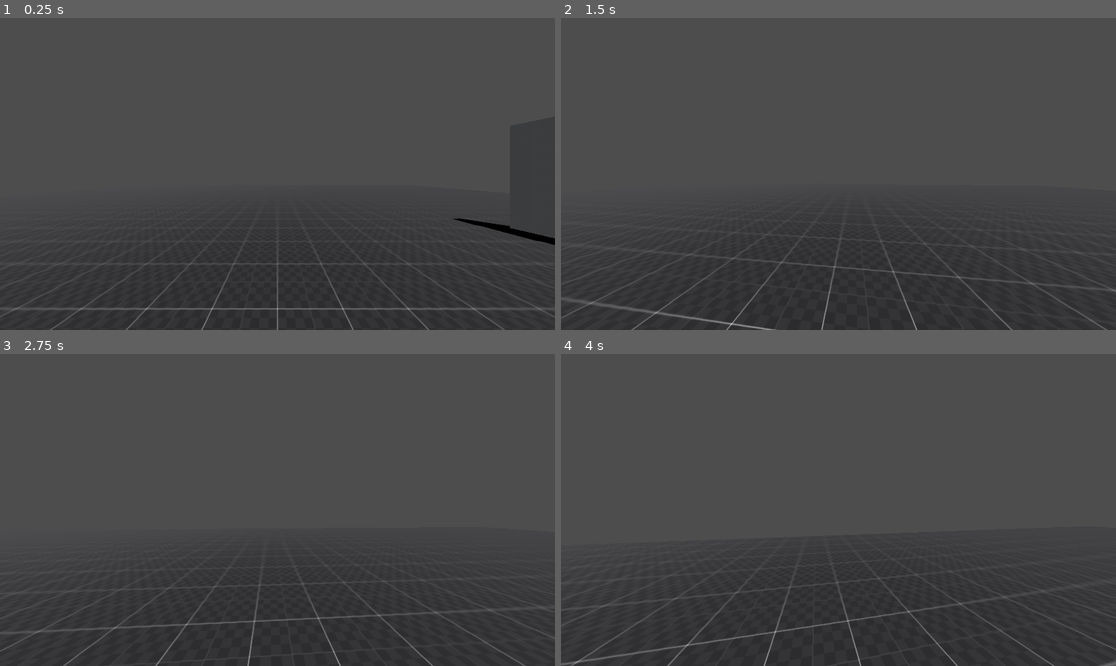
Above: before the commit, frames 1-4 (two rows, left to right).
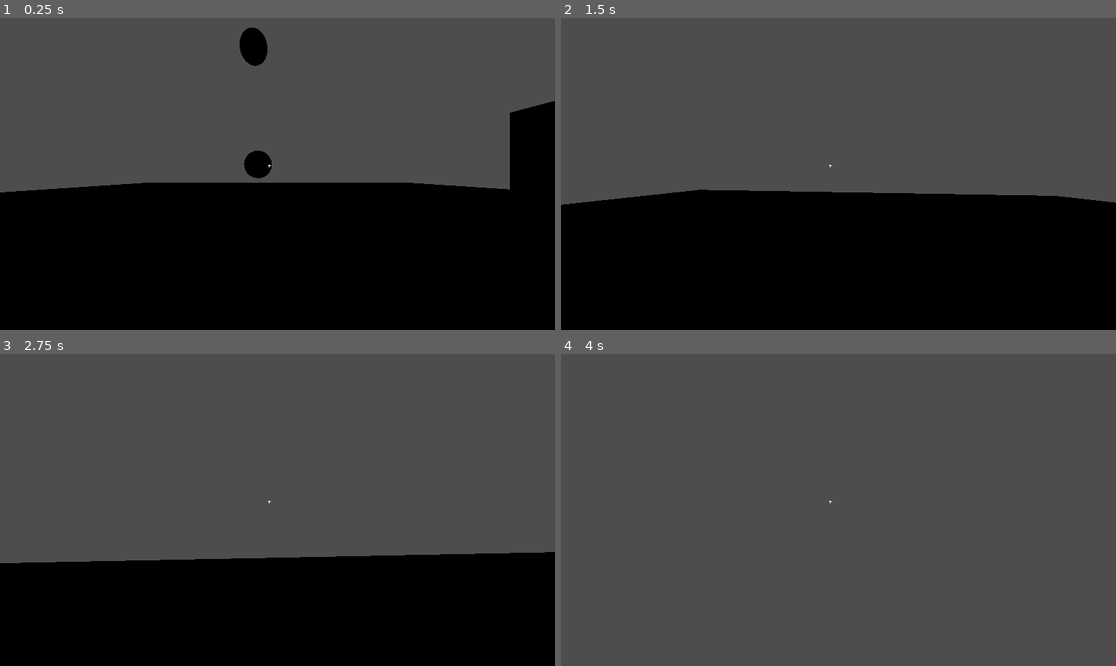
Above: after the commit, the same moments.

Repository: AlecVD/goodoo
Game: Godot game, scene res://scenes/main/main.tscn
Same seed, same stepped clock (60 frames per second), same inputs: the game is played once before the commit and once after it.
Inputs (mouse positions are in pixels of both pictures, inside the frame that each line leads up to):
- Up to frame 1 (0.25 s): no input
- Up to frame 2 (1.5 s): tap Enter (ui_accept) at 0.5, 0.6, 0.77, 1.07, 1.35 s; move the mouse to (866, 174) at 0.52 s; hold Up (ui_up) from 0.53 s (still down); click (866, 174) at 0.67 s; move the mouse to (810, 174) at 1.27 s
- Up to frame 3 (2.75 s): keep holding Up (ui_up); tap Enter (ui_accept) at 1.52, 1.82, 2.1 s; move the mouse to (288, 503) at 2.02 s
- Up to frame 4 (4 s): keep holding Up (ui_up); move the mouse to (832, 516) at 2.77 s; tap Enter (ui_accept) at 2.85, 3.02, 3.32, 3.6, 3.77 s; click (832, 516) at 2.92 s; move the mouse to (877, 513) at 3.52 s

The runs differ from the first frame. In frame 1, 49% of the frame differs, in the area x 0-100%, y 3-100%; in frame 2, 43%; in frame 3, 35%; in frame 4, 14%.

Commit message:
more

Diff:
--- a/assets/prototyping/prototype_light.tres
+++ b/assets/prototyping/prototype_light.tres
@@ -1,9 +1,17 @@
-[gd_resource type="StandardMaterial3D" load_steps=2 format=3 uid="uid://yaynr845kreg"]
+[gd_resource type="StandardMaterial3D" load_steps=4 format=3 uid="uid://yaynr845kreg"]
 
 [ext_resource type="Texture2D" uid="uid://bekqkonyhbtfj" path="res://assets/prototyping/default.png" id="1_k7dtg"]
 
+[sub_resource type="FastNoiseLite" id="FastNoiseLite_8dask"]
+
+[sub_resource type="NoiseTexture2D" id="NoiseTexture2D_8nsee"]
+noise = SubResource("FastNoiseLite_8dask")
+
 [resource]
 albedo_texture = ExtResource("1_k7dtg")
+normal_texture = SubResource("NoiseTexture2D_8nsee")
+rim = 0.0
+anisotropy = 0.47
 uv1_offset = Vector3(2.08165e-12, 2.08165e-12, 2.08165e-12)
 uv1_triplanar = true
 uv1_world_triplanar = true
--- a/scenes/main/main.tscn
+++ b/scenes/main/main.tscn
@@ -1,15 +1,11 @@
-[gd_scene load_steps=10 format=3 uid="uid://bcvjd0p268loe"]
+[gd_scene load_steps=13 format=3 uid="uid://bcvjd0p268loe"]
 
 [ext_resource type="Script" path="res://scenes/main/main.gd" id="1_rpb6r"]
 [ext_resource type="Texture2D" uid="uid://bekqkonyhbtfj" path="res://assets/prototyping/default.png" id="2_0gxxs"]
 [ext_resource type="PackedScene" uid="uid://h5n4mr2lsyf8" path="res://scenes/player/player.tscn" id="2_s1gii"]
+[ext_resource type="PackedScene" uid="uid://bcxi5u8nwf7dv" path="res://scenes/LightingDefault.tscn" id="2_v8okf"]
 [ext_resource type="Material" uid="uid://yaynr845kreg" path="res://assets/prototyping/prototype_light.tres" id="3_hcevr"]
 [ext_resource type="Material" uid="uid://bo2tq65ltf4w8" path="res://assets/prototyping/prototype_dark.tres" id="5_tvpid"]
-
-[sub_resource type="Environment" id="Environment_vrxqa"]
-tonemap_mode = 3
-ssil_enabled = true
-sdfgi_enabled = true
 
 [sub_resource type="BoxMesh" id="BoxMesh_8pv0g"]
 lightmap_size_hint = Vector2i(14, 21)
@@ -22,20 +18,21 @@
 [sub_resource type="ConcavePolygonShape3D" id="ConcavePolygonShape3D_2nwrm"]
 data = PackedVector3Array(-0.5, 0.5, 0.5, 0.5, 0.5, 0.5, -0.5, -0.5, 0.5, 0.5, 0.5, 0.5, 0.5, -0.5, 0.5, -0.5, -0.5, 0. …(500 unchanged characters)…
 
+[sub_resource type="BoxShape3D" id="BoxShape3D_oxr5b"]
+size = Vector3(100, 10, 100)
+
+[sub_resource type="SphereShape3D" id="SphereShape3D_jimdg"]
+
+[sub_resource type="CapsuleMesh" id="CapsuleMesh_tk8it"]
+height = 1.0
+
 [node name="Main" type="Node3D"]
 script = ExtResource("1_rpb6r")
 
-[node name="Lighting" type="Node" parent="."]
-
-[node name="WorldEnvironment" type="WorldEnvironment" parent="Lighting"]
-environment = SubResource("Environment_vrxqa")
-
-[node name="DirectionalLight3D" type="DirectionalLight3D" parent="Lighting"]
-transform = Transform3D(0.766044, -0.604023, 0.219846, 0, 0.34202, 0.939693, -0.642788, -0.719846, 0.262003, 0, 0, 0)
-shadow_enabled = true
+[node name="Lighting" parent="." instance=ExtResource("2_v8okf")]
 
 [node name="Box" type="MeshInstance3D" parent="."]
-transform = Transform3D(1, 0, 0, 0, 1, 0, 0, 0, 1, 2, 0.707336, 0)
+transform = Transform3D(1, 0, 0, 0, 1, 0, 0, 0, 1, 2, 0.503, 0)
 mesh = SubResource("BoxMesh_8pv0g")
 surface_material_override/0 = SubResource("StandardMaterial3D_v14ro")
 
@@ -55,7 +52,7 @@
 shape = SubResource("ConcavePolygonShape3D_2nwrm")
 
 [node name="Player" parent="." instance=ExtResource("2_s1gii")]
-transform = Transform3D(1, 0, 0, 0, 1, 0, 0, 0, 1, 0, 1.82706, 0)
+transform = Transform3D(1, 0, 0, 0, 1, 0, 0, 0, 1, 0, 1.15576, 0)
 
 [node name="CSGCombiner3D" type="CSGCombiner3D" parent="."]
 material_override = ExtResource("5_tvpid")
@@ -63,4 +60,58 @@
 use_collision = true
 
 [node name="CSGBox3D" type="CSGBox3D" parent="CSGCombiner3D"]
+transform = Transform3D(1, 0, 0, 0, 1, 0, 0, 0, 1, 0, -0.1, 0)
 size = Vector3(50, 0.2, 50)
+
+[node name="Area3D" type="Area3D" parent="."]
+
+[node name="CollisionShape3D" type="CollisionShape3D" parent="Area3D"]
+shape = SubResource("BoxShape3D_oxr5b")
+
+[node name="RigidBody3D" type="RigidBody3D" parent="."]
+transform = Transform3D(1, 0, 0, 0, 1, 0, 0, 0, 1, -0.704263, 2.28763, -4.77437)
+mass = 0.1
+
+[node name="CollisionShape3D" type="CollisionShape3D" parent="RigidBody3D"]
+shape = SubResource("SphereShape3D_jimdg")
+
+[node name="Ball" type="MeshInstance3D" parent="RigidBody3D"]
+mesh = SubResource("CapsuleMesh_tk8it")
+skeleton = NodePath("../..")
+surface_material_override/0 = ExtResource("5_tvpid")
+
+[node name="RigidBody3D2" type="RigidBody3D" parent="."]
+transform = Transform3D(1, 0, 0, 0, 1, 0, 0, 0, 1, -0.864311, 6.53934, -4.77437)
+mass = 0.1
+
+[node name="CollisionShape3D" type="CollisionShape3D" parent="RigidBody3D2"]
+shape = SubResource("SphereShape3D_jimdg")
+
+[node name="Ball" type="MeshInstance3D" parent="RigidBody3D2"]
+mesh = SubResource("CapsuleMesh_tk8it")
+skeleton = NodePath("../..")
+surface_material_override/0 = ExtResource("5_tvpid")
+
+[node name="RigidBody3D3" type="RigidBody3D" parent="."]
+transform = Transform3D(1, 0, 0, 0, 1, 0, 0, 0, 1, -0.704263, 11.6122, -4.77437)
+mass = 0.1
+
+[node name="CollisionShape3D" type="CollisionShape3D" parent="RigidBody3D3"]
+shape = SubResource("SphereShape3D_jimdg")
+
+[node name="Ball" type="MeshInstance3D" parent="RigidBody3D3"]
+mesh = SubResource("CapsuleMesh_tk8it")
+skeleton = NodePath("../..")
+surface_material_override/0 = ExtResource("5_tvpid")
+
+[node name="RigidBody3D4" type="RigidBody3D" parent="."]
+transform = Transform3D(1, 0, 0, 0, 1, 0, 0, 0, 1, -0.704263, 13.4022, -4.77437)
+mass = 0.1
+
+[node name="CollisionShape3D" type="CollisionShape3D" parent="RigidBody3D4"]
+shape = SubResource("SphereShape3D_jimdg")
+
+[node name="Ball" type="MeshInstance3D" parent="RigidBody3D4"]
+mesh = SubResource("CapsuleMesh_tk8it")
+skeleton = NodePath("../..")
+surface_material_override/0 = ExtResource("5_tvpid")
--- a/scenes/player/MovementController.gd
+++ b/scenes/player/MovementController.gd
@@ -1,31 +1,61 @@
 extends CharacterBody3D
+class_name MovementController
 
 
-const SPEED = 5.0
-const JUMP_VELOCITY = 4.5
-
-# Get the gravity from the project settings to be synced with RigidBody nodes.
-var gravity = ProjectSettings.get_setting("physics/3d/default_gravity")
+@export var gravity_multiplier := 3.0
+@export var speed := 10
+@export var acceleration := 8
+@export var deceleration := 10
+@export_range(0.0, 1.0, 0.05) var air_control := 0.3
+@export var jump_height := 10
+var direction := Vector3()
+var input_axis := Vector2()
+# Get the gravity from the project settings to be synced with RigidDynamicBody nodes.
+@onready var gravity: float = (ProjectSettings.get_setting("physics/3d/default_gravity")
+		* gravity_multiplier)
 
 
-func _physics_process(delta):
-	# Add the gravity.
-	if not is_on_floor():
+# Called every physics tick. 'delta' is constant
+func _physics_process(delta: float) -> void:
+	input_axis = Input.get_vector(&"ui_down", &"ui_up",
+			&"ui_left", &"ui_right")
+
+	direction_input()
+
+	if is_on_floor():
+		if Input.is_action_just_pressed(&"ui_accept"):
+			velocity.y = jump_height
+	else:
 		velocity.y -= gravity * delta
 
-	# Handle Jump.
-	if Input.is_action_just_pressed("ui_accept") and is_on_floor():
-		velocity.y = JUMP_VELOCITY
-
-	# Get the input direction and handle the movement/deceleration.
-	# As good practice, you should replace UI actions with custom gameplay actions.
-	var input_dir = Input.get_vector("ui_left", "ui_right", "ui_up", "ui_down")
-	var direction = (transform.basis * Vector3(input_dir.x, 0, input_dir.y)).normalized()
-	if direction:
-		velocity.x = direction.x * SPEED
-		velocity.z = direction.z * SPEED
-	else:
-		velocity.x = move_toward(velocity.x, 0, SPEED)
-		velocity.z = move_toward(velocity.z, 0, SPEED)
+	accelerate(delta)
 
 	move_and_slide()
+
+
+func direction_input() -> void:
+	direction = Vector3()
+	var aim: Basis = get_global_transform().basis
+	direction = aim.z * -input_axis.x + aim.x * input_axis.y
+
+
+func accelerate(delta: float) -> void:
+	# Using only the horizontal velocity, interpolate towards the input.
+	var temp_vel := velocity
+	temp_vel.y = 0
+
+	var temp_accel: float
+	var target: Vector3 = direction * speed
+
+	if direction.dot(temp_vel) > 0:
+		temp_accel = acceleration
+	else:
+		temp_accel = deceleration
+
+	if not is_on_floor():
+		temp_accel *= air_control
+
+	temp_vel = temp_vel.lerp(target, temp_accel * delta)
+
+	velocity.x = temp_vel.x
+	velocity.z = temp_vel.z
--- a/scenes/player/player.tscn
+++ b/scenes/player/player.tscn
@@ -1,8 +1,9 @@
-[gd_scene load_steps=5 format=3 uid="uid://h5n4mr2lsyf8"]
+[gd_scene load_steps=6 format=3 uid="uid://h5n4mr2lsyf8"]
 
 [ext_resource type="Script" path="res://scenes/player/MovementController.gd" id="1_1l16s"]
 [ext_resource type="PackedScene" uid="uid://nu0wfi712cug" path="res://scenes/player/head.tscn" id="1_1r44f"]
 [ext_resource type="Script" path="res://scenes/player/head.gd" id="3_4360h"]
+[ext_resource type="Script" path="res://scenes/player/Hud.gd" id="4_bemmu"]
 
 [sub_resource type="CapsuleShape3D" id="CapsuleShape3D_lbuu8"]
 
@@ -15,3 +16,44 @@
 [node name="Head" parent="." instance=ExtResource("1_1r44f")]
 transform = Transform3D(1, 0, 0, 0, 1, 0, 0, 0, 1, 0, 0.66, 0)
 script = ExtResource("3_4360h")
+
+[node name="Hud" type="Control" parent="."]
+layout_mode = 3
+anchors_preset = 15
+anchor_right = 1.0
+anchor_bottom = 1.0
+grow_horizontal = 2
+grow_vertical = 2
+size_flags_horizontal = 0
+script = ExtResource("4_bemmu")
+
+[node name="Fps" type="Label" parent="Hud"]
+layout_mode = 0
+offset_right = 40.0
+offset_bottom = 23.0
+
+[node name="Crosshair" type="Control" parent="Hud"]
+layout_mode = 1
+anchors_preset = 8
+anchor_left = 0.5
+anchor_top = 0.5
+anchor_right = 0.5
+anchor_bottom = 0.5
+offset_left = -20.0
+offset_top = -20.0
+offset_right = 20.0
+offset_bottom = 20.0
+grow_horizontal = 2
+grow_vertical = 2
+
+[node name="ColorRect" type="ColorRect" parent="Hud/Crosshair"]
+layout_mode = 0
+offset_left = 2.0
+offset_right = 4.0
+offset_bottom = 6.0
+
+[node name="ColorRect2" type="ColorRect" parent="Hud/Crosshair"]
+layout_mode = 0
+offset_top = 2.0
+offset_right = 6.0
+offset_bottom = 4.0
